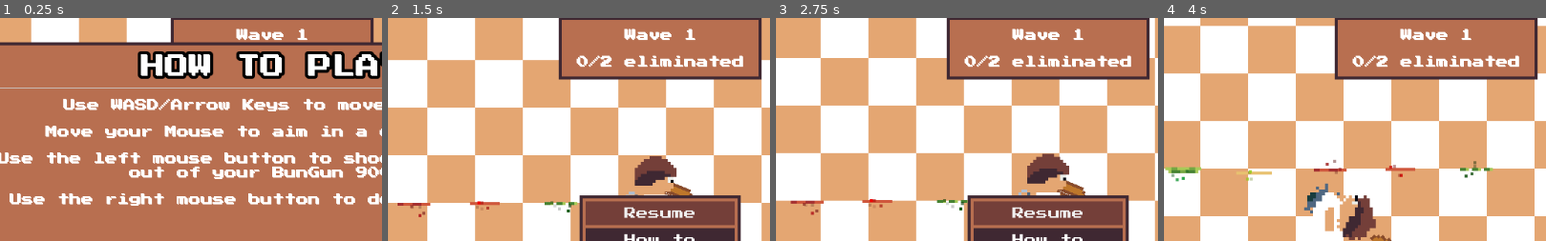
Above: before the commit, frames 1-4 (left to right).
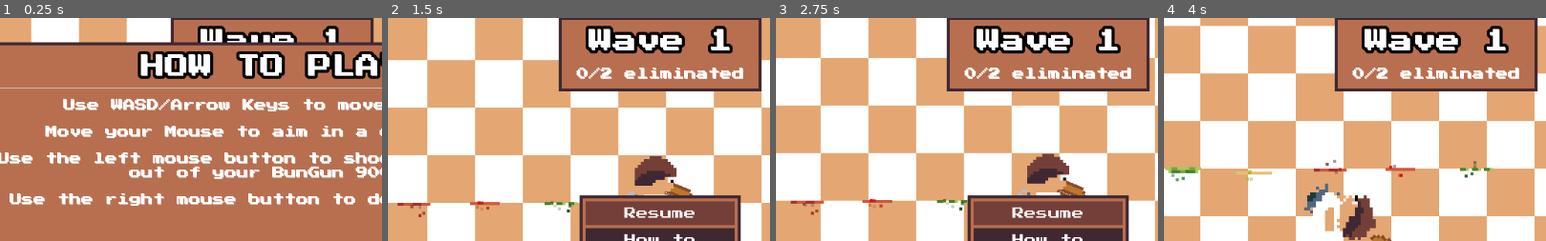
Above: after the commit, the same moments.

Repository: dardanbujupaj/night-shift
Game: Godot game, scene res://scenes/Diner.tscn
The game is run twice, just before and just after one commit, with the same random seed, the same clock (stepped at 60 frames per second) and the same inputs. Sound files missing from this copy of the repository are replaced by a short silence.
Inputs (mouse positions are % of the whole screen's width and height, from its top left):
- Up to frame 1 (0.25 s): no input
- Up to frame 2 (1.5 s): click "OK" at 0.5 s; click "Menu" at 1.25 s
- Up to frame 3 (2.75 s): move the mouse to (72, 45) at 2.02 s; press the mouse at (72, 45) at 2.03 s; hold D (move_right) from 2.03 s (still down)
- Up to frame 4 (4 s): release D (move_right) at 2.75 s; release the mouse at (72, 45) at 2.75 s; click "Resume" at 2.75 s; move the mouse to (30, 55) at 3.52 s; hold S (move_down) from 3.53 s (still down); right-click (30, 55) at 3.6 s; click (30, 55) at 3.8 s
The pictures show only the part of the screen within x 14-64%, y 0-50%; the shares and areas given below are measured in that part.

The runs differ from the first frame. In frame 1, 1.8% of the frame differs, in the area x 51-89%, y 3-12%; in frame 2, 8.9%, in the area x 44-98%, y 3-33%; in frame 3, 8.9%; in frame 4, 8.9%.

Commit message:
Show scores on gameover. save highscores.

Diff:
--- a/GameOverPopup.tscn
+++ b/GameOverPopup.tscn
@@ -1,36 +1,78 @@
-[gd_scene load_steps=3 format=2]
+[gd_scene load_steps=5 format=2]
 
 [ext_resource path="res://scenes/GameOverPopup.gd" type="Script" id=1]
 [ext_resource path="res://ui/default_theme.tres" type="Theme" id=2]
+[ext_resource path="res://ui/PressStart2P-Regular.ttf" type="DynamicFontData" id=3]
+
+[sub_resource type="DynamicFont" id=5]
+size = 32
+outline_size = 4
+outline_color = Color( 0, 0, 0, 1 )
+font_data = ExtResource( 3 )
 
 [node name="GameOverPopup" type="PopupPanel"]
 visible = true
-margin_right = 40.0
-margin_bottom = 40.0
+margin_right = 624.0
+margin_bottom = 244.0
 theme = ExtResource( 2 )
 script = ExtResource( 1 )
+__meta__ = {
+"_edit_use_anchors_": false
+}
 
 [node name="VBoxContainer" type="VBoxContainer" parent="."]
 margin_left = 8.0
 margin_top = 8.0
-margin_right = 184.0
-margin_bottom = 112.0
+margin_right = 616.0
+margin_bottom = 236.0
+__meta__ = {
+"_edit_use_anchors_": false
+}
 
 [node name="GameOver" type="Label" parent="VBoxContainer"]
-margin_right = 176.0
+margin_right = 608.0
+margin_bottom = 48.0
+custom_fonts/font = SubResource( 5 )
+text = "GAME OVER"
+align = 1
+
+[node name="Score" type="VBoxContainer" parent="VBoxContainer"]
+margin_top = 52.0
+margin_right = 608.0
+margin_bottom = 192.0
+
+[node name="Wave" type="Label" parent="VBoxContainer/Score"]
+margin_right = 608.0
 margin_bottom = 32.0
-text = "GAME OVER"
+text = "Wave: 0 (Highscore: 0)"
+align = 1
 
-[node name="Score" type="Label" parent="VBoxContainer"]
+[node name="ZombiesEliminated" type="Label" parent="VBoxContainer/Score"]
 margin_top = 36.0
-margin_right = 176.0
+margin_right = 608.0
 margin_bottom = 68.0
-text = "Score"
+text = "Zombies eliminated: 0 (Highscore: 0)"
+align = 1
+
+[node name="BurgersShot" type="Label" parent="VBoxContainer/Score"]
+margin_top = 72.0
+margin_right = 608.0
+margin_bottom = 104.0
+text = "Burgers shot: 0 (Highscore: 0)"
+align = 1
+
+[node name="IngredientsCollected" type="Label" parent="VBoxContainer/Score"]
+margin_top = 108.0
+margin_right = 608.0
+margin_bottom = 140.0
+text = "Ingredients: 0 (Highscore: 0)"
+align = 1
 
 [node name="Restart" type="Button" parent="VBoxContainer"]
 pause_mode = 2
-margin_top = 72.0
-margin_right = 176.0
-margin_bottom = 104.0
+margin_top = 196.0
+margin_right = 608.0
+margin_bottom = 228.0
 text = "Restart"
+[connection signal="about_to_show" from="." to="." method="_on_GameOverPopup_about_to_show"]
 [connection signal="pressed" from="VBoxContainer/Restart" to="." method="_on_Restart_pressed"]
--- a/PowerupPopup.tscn
+++ b/PowerupPopup.tscn
@@ -1,10 +1,16 @@
-[gd_scene load_steps=3 format=2]
+[gd_scene load_steps=5 format=2]
 
 [ext_resource path="res://ui/default_theme.tres" type="Theme" id=1]
 [ext_resource path="res://PowerupPopup.gd" type="Script" id=2]
+[ext_resource path="res://ui/PressStart2P-Regular.ttf" type="DynamicFontData" id=3]
+
+[sub_resource type="DynamicFont" id=5]
+size = 32
+outline_size = 4
+outline_color = Color( 0, 0, 0, 1 )
+font_data = ExtResource( 3 )
 
 [node name="PowerupPopup" type="PopupPanel"]
-visible = true
 anchor_left = 0.5
 anchor_top = 0.5
 anchor_right = 0.5
@@ -23,7 +29,7 @@
 margin_left = 8.0
 margin_top = 8.0
 margin_right = 528.0
-margin_bottom = 92.0
+margin_bottom = 108.0
 custom_constants/separation = 10
 __meta__ = {
 "_edit_use_anchors_": false
@@ -31,20 +37,21 @@
 
 [node name="Label" type="Label" parent="VBoxContainer"]
 margin_right = 520.0
-margin_bottom = 32.0
+margin_bottom = 48.0
+custom_fonts/font = SubResource( 5 )
 text = "Wave completed!"
 align = 1
 
 [node name="Label2" type="Label" parent="VBoxContainer"]
-margin_top = 42.0
+margin_top = 58.0
 margin_right = 520.0
-margin_bottom = 74.0
+margin_bottom = 90.0
 text = "Upgrade your BunGun 9000!"
 align = 1
 
 [node name="HBoxContainer" type="HBoxContainer" parent="VBoxContainer"]
-margin_top = 84.0
+margin_top = 100.0
 margin_right = 520.0
-margin_bottom = 84.0
+margin_bottom = 100.0
 alignment = 1
 [connection signal="about_to_show" from="." to="." method="_on_PowerupPopup_about_to_show"]
--- /dev/null
+++ b/Score.gd
@@ -0,0 +1,63 @@
+extends Node
+
+
+const HIGHSCORE_FILENAME = "highscore.json"
+
+
+var wave = 0
+var enemies_killed = 0
+var burgers_shot = 0
+var ingredients_collected = 0
+
+
+var highscore = {}
+
+
+# Called when the node enters the scene tree for the first time.
+func _ready():
+	connect("tree_exited", self, "save_highscore")
+	connect("tree_entered", self, "load_highscore")
+
+
+func reset():
+	wave = 0
+	enemies_killed = 0
+	burgers_shot = 0
+	ingredients_collected = 0
+
+
+
+func get_highscore(type: String) -> int:
+	if highscore.has(type):
+		return highscore[type]
+	else:
+		return 0
+
+
+func set_highscore(type: String, score: int) -> void:
+	highscore[type] = score
+	save_highscore()
+
+
+func save_highscore() -> void:
+	var file = File.new()
+	file.open("user://" + HIGHSCORE_FILENAME, File.WRITE)
+	file.store_line(to_json(highscore))
+	file.close()
+
+
+func load_highscore() -> void:
+	var dir = Directory.new()
+
+	if dir.file_exists("user://" + HIGHSCORE_FILENAME):
+		var file = File.new()
+		file.open("user://" + HIGHSCORE_FILENAME, File.READ)
+		highscore = parse_json(file.get_line())
+		file.close()
+
+
+func reset_highscore() -> void:
+	var dir = Directory.new()
+	if dir.file_exists("user://" + HIGHSCORE_FILENAME):
+		dir.remove("user://" + HIGHSCORE_FILENAME)
+	highscore = {}
--- a/project.godot
+++ b/project.godot
@@ -33,6 +33,7 @@
 [autoload]
 
 IngredientDB="*res://scenes/character/burger/IngredientDB.gd"
+Score="*res://Score.gd"
 
 [display]
 
--- a/scenes/Diner.gd
+++ b/scenes/Diner.gd
@@ -11,11 +11,16 @@
 const POWERUP_FIRERATE = "Firerate"
 const POWERUP_KNOCKBACK = "Knockback"
 
+
+
 var wave = 1
 var wave_enemies = 0
 var wave_spawned = 0
 var wave_killed = 0
 
+var total_killed = 0
+var total_burgers = 0
+var total_ingredients_collected = 0
 
 # Called when the node enters the scene tree for the first time.
 func _ready():
@@ -23,6 +28,7 @@
 	Input.set_mouse_mode(Input.MOUSE_MODE_CONFINED)
 	randomize()
 	get_tree().set_group("enemies", "target", character)
+	Score.reset()
 	start_wave(wave)
 
 	check_first_game()
@@ -61,8 +67,10 @@
 
 func _on_zombie_died():
 	wave_killed += 1
+	Score.enemies_killed += 1
 	update_wavecount()
 	check_wave()
+
 
 func check_wave():
 	if wave_killed >= wave_enemies:
@@ -136,6 +144,8 @@
 
 	get_tree().paused = false
 
+	Score.wave = wave
+
 	wave += 1
 	start_wave(wave)
 
--- a/scenes/Diner.tscn
+++ b/scenes/Diner.tscn
@@ -11,6 +11,7 @@
 [ext_resource path="res://GameOverPopup.tscn" type="PackedScene" id=9]
 [ext_resource path="res://PowerupPopup.tscn" type="PackedScene" id=10]
 [ext_resource path="res://ui/HowtoPanel.tscn" type="PackedScene" id=11]
+[ext_resource path="res://ui/PressStart2P-Regular.ttf" type="DynamicFontData" id=12]
 
 [sub_resource type="RectangleShape2D" id=1]
 extents = Vector2( 283.098, 84.3672 )
@@ -23,6 +24,12 @@
 
 [sub_resource type="ShortCut" id=4]
 shortcut = SubResource( 3 )
+
+[sub_resource type="DynamicFont" id=5]
+size = 32
+outline_size = 4
+outline_color = Color( 0, 0, 0, 1 )
+font_data = ExtResource( 12 )
 
 [node name="Diner" type="Node2D"]
 script = ExtResource( 5 )
@@ -172,19 +179,20 @@
 margin_left = 8.0
 margin_top = 8.0
 margin_right = 264.0
-margin_bottom = 76.0
+margin_bottom = 92.0
 
 [node name="Wave" type="Label" parent="CanvasLayer/PanelContainer/VBoxContainer"]
 margin_right = 256.0
-margin_bottom = 32.0
+margin_bottom = 48.0
+custom_fonts/font = SubResource( 5 )
 text = "Wave 0"
 align = 1
 valign = 1
 
 [node name="Eliminated" type="Label" parent="CanvasLayer/PanelContainer/VBoxContainer"]
-margin_top = 36.0
+margin_top = 52.0
 margin_right = 256.0
-margin_bottom = 68.0
+margin_bottom = 84.0
 text = "0/0 eliminated"
 align = 1
 valign = 1
@@ -192,16 +200,13 @@
 [node name="PauseMenu" parent="CanvasLayer" instance=ExtResource( 6 )]
 
 [node name="GameOverPopup" parent="CanvasLayer" instance=ExtResource( 9 )]
-visible = false
 popup_exclusive = true
 
 [node name="PowerupPopup" parent="CanvasLayer" instance=ExtResource( 10 )]
 pause_mode = 2
-visible = false
 popup_exclusive = true
 
 [node name="HowtoPanel" parent="CanvasLayer" instance=ExtResource( 11 )]
-visible = false
 margin_left = 269.403
 margin_top = 172.512
 margin_right = 861.403
--- a/scenes/GameOverPopup.gd
+++ b/scenes/GameOverPopup.gd
@@ -1,21 +1,41 @@
 extends PopupPanel
 
+onready var score_panel = $VBoxContainer/Score
 
-# Declare member variables here. Examples:
-# var a = 2
-# var b = "text"
+var score_dict = {
+	"wave": "Wave",
+	"enemies_killed": "Zombies eliminated",
+	"burgers_shot": "Total Burgers",
+	"ingredients_collected": "Total Ingredients",
+}
 
 
-# Called when the node enters the scene tree for the first time.
-func _ready():
-	pass # Replace with function body.
+
+func update_score():
+	for child in score_panel.get_children():
+		child.free()
 
 
-# Called every frame. 'delta' is the elapsed time since the previous frame.
-#func _process(delta):
-#	pass
+	for key in score_dict.keys():
+		var description = score_dict[key]
+		var score = Score.get(key)
+		var highscore = Score.get_highscore(key)
 
+		if score != highscore:
+			Score.set_highscore(key, score)
+
+		var label = Label.new()
+		label.align = Label.ALIGN_CENTER
+		label.text = _get_score_text(description, score, highscore)
+		score_panel.add_child(label)
+
+func _get_score_text(type: String, score: int, highscore: int) -> String:
+	return "%s: %d (Highscore: %d)" % [type, score, highscore]
 
 func _on_Restart_pressed():
 	get_tree().paused = false
 	get_tree().call_deferred("reload_current_scene")
+
+
+func _on_GameOverPopup_about_to_show():
+	update_score()
--- a/scenes/character/Character.gd
+++ b/scenes/character/Character.gd
@@ -96,6 +96,8 @@
 
 		knockback_velocity -= projectile.direction * WEAPON_KICKBACK
 
+		Score.burgers_shot += 1
+
 
 func dodge():
 	state = State.DODGE
--- a/scenes/character/burger/Burger.gd
+++ b/scenes/character/burger/Burger.gd
@@ -56,6 +56,8 @@
 	label.position = position
 	get_tree().root.add_child(label)
 
+	Score.ingredients_collected += 1
+
 
 
 func _on_Bread_body_entered(body: Node):
Binary file added: cover.png
Not shown, added: cover.png.import
Not shown: 1 places in scenes/Diner.tscn that only renumber resources
Not shown: 3 places in ui/HowtoPanel.tscn that only renumber resources
